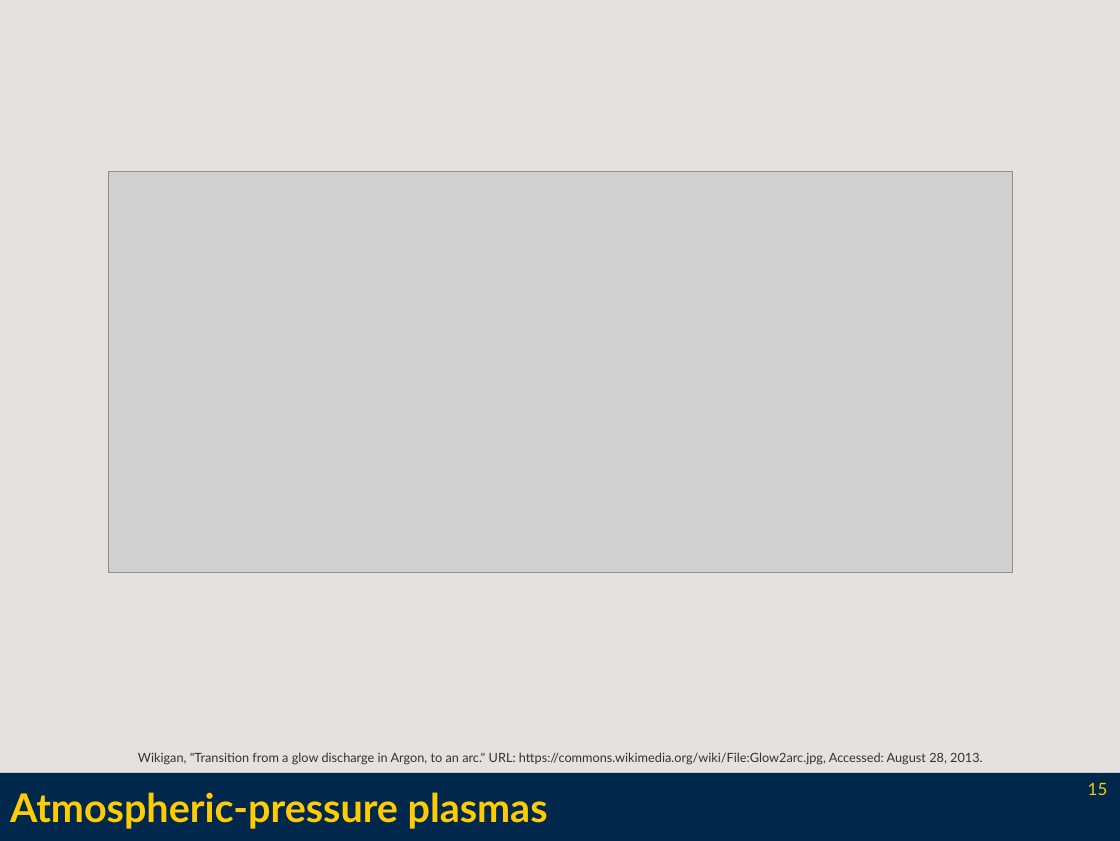
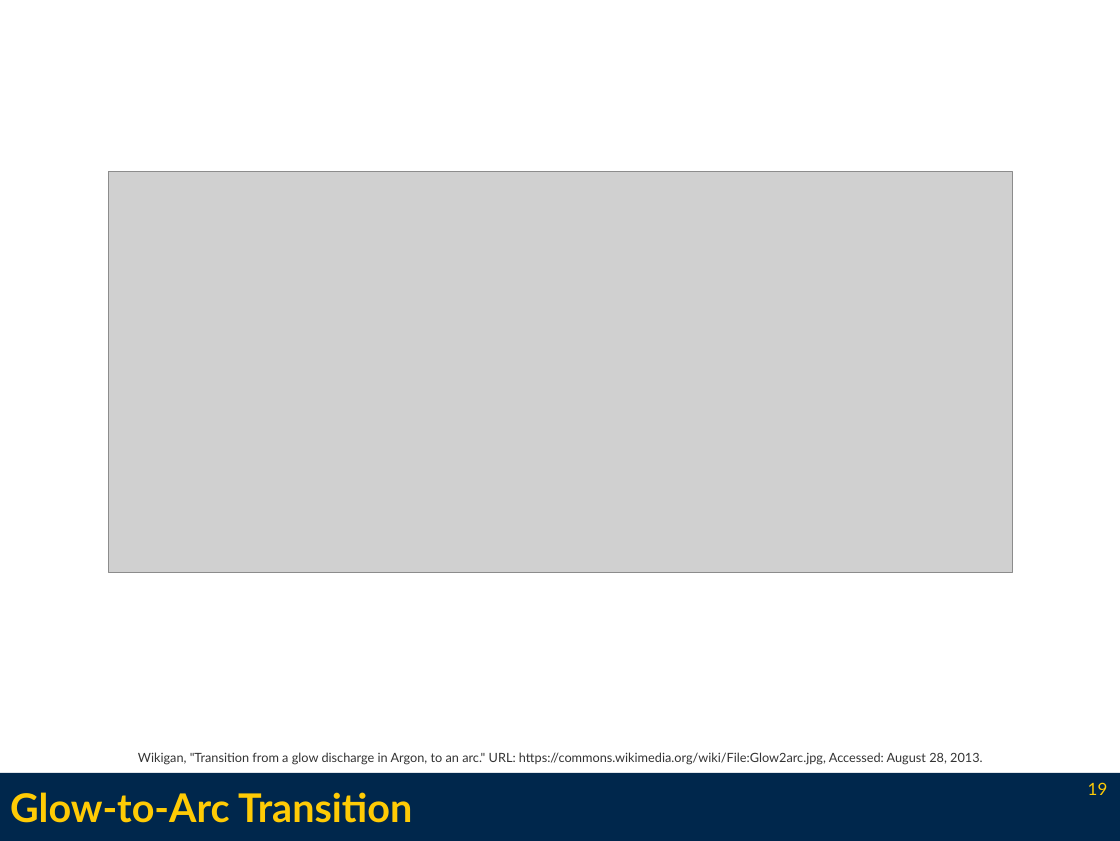
Before and after one commit to l3enny/dissertation, a slide deck: slide 19 of defense/presentation.odp (slide 15 before the commit). Drawn at 1120x841 pixels with LibreOffice and Linux fonts; fonts in the diff are those of the drawing; grey boxes stand for pictures. Boxes give left, top, right and bottom in pixels: in the first picture for what was removed or moved away, otherwise in the second. Text is boxed around its words. In the diff, an @@ line names an element or a change of style, - is before the commit and + after.

```diff
--- a/defense/presentation.odp
+++ b/defense/presentation.odp
@@ background #E4E1DF to #FFFFFF @@
@@ title at (10,792,412,823): text changed @@
-Atmospheric-pressure plasmas
+Glow-to-Arc Transition
@@ page number at (1088,782,1108,795): text changed @@
-15
+19
```
Also in this commit, not shown: 16 other slides changed, 23 slides added, 2 slides removed, 13 other files.
